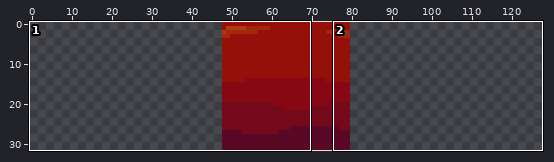
Pixel-art file: Rogue/Sprites/CharacterOrbsContent.aseprite. The picture above shows the old version from afar; the outline marks the close-up.
Close-up. Before the edit:
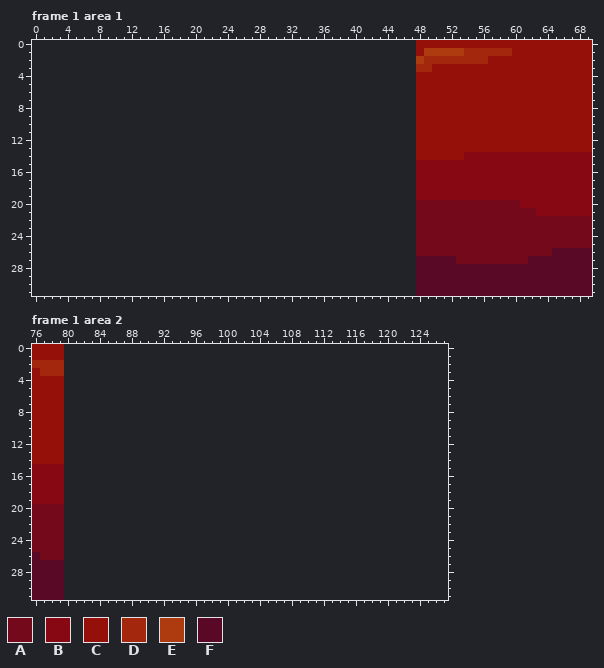
32x32 pixels, 32 frames. Shown: frame 1 area 1: x 0..69, y 0..31; frame 1 area 2: x 76..127, y 0..31. The old version is drawn lined up with the new one, on the new canvas. The commit also changed other frames or places, which this record leaves out.
Palette (. is transparent): A #74091c  B #870813  C #951009  D #a2270c  E #ae3a10  F #590926
Pixels before, frame 1 area 1, first column x 48:
 0 CCCCCCCCCCCCCCCCCCCCCC
 1 CEEEEEDDDDDDCCCCCCCCCC
 2 EDDDDDDDDCCCCCCCCCCCCC
 3 DDCCCCCCCCCCCCCCCCCCCC
 4 CCCCCCCCCCCCCCCCCCCCCC
 5 CCCCCCCCCCCCCCCCCCCCCC
 6 CCCCCCCCCCCCCCCCCCCCCC
 7 CCCCCCCCCCCCCCCCCCCCCC
 8 CCCCCCCCCCCCCCCCCCCCCC
 9 CCCCCCCCCCCCCCCCCCCCCC
10 CCCCCCCCCCCCCCCCCCCCCC
11 CCCCCCCCCCCCCCCCCCCCCC
12 CCCCCCCCCCCCCCCCCCCCCC
13 CCCCCCCCCCCCCCCCCCCCCC
14 CCCCCCBBBBBBBBBBBBBBBB
15 BBBBBBBBBBBBBBBBBBBBBB
16 BBBBBBBBBBBBBBBBBBBBBB
17 BBBBBBBBBBBBBBBBBBBBBB
18 BBBBBBBBBBBBBBBBBBBBBB
19 BBBBBBBBBBBBBBBBBBBBBB
20 AAAAAAAAAAAAABBBBBBBBB
21 AAAAAAAAAAAAAAABBBBBBB
22 AAAAAAAAAAAAAAAAAAAAAA
23 AAAAAAAAAAAAAAAAAAAAAA
24 AAAAAAAAAAAAAAAAAAAAAA
25 AAAAAAAAAAAAAAAAAAAAAA
26 AAAAAAAAAAAAAAAAAFFFFF
27 FFFFFAAAAAAAAAFFFFFFFF
28 FFFFFFFFFFFFFFFFFFFFFF
29 FFFFFFFFFFFFFFFFFFFFFF
30 FFFFFFFFFFFFFFFFFFFFFF
31 FFFFFFFFFFFFFFFFFFFFFF
Pixels before, frame 1 area 2, first column x 76:
 0 CCCC
 1 CCCC
 2 DDDD
 3 CDDD
 4 CCCC
 5 CCCC
 6 CCCC
 7 CCCC
 8 CCCC
 9 CCCC
10 CCCC
11 CCCC
12 CCCC
13 CCCC
14 CCCC
15 BBBB
16 BBBB
17 BBBB
18 BBBB
19 BBBB
20 AAAA
21 AAAA
22 AAAA
23 AAAA
24 AAAA
25 AAAA
26 FAAA
27 FFFF
28 FFFF
29 FFFF
30 FFFF
31 FFFF
And afterwards:
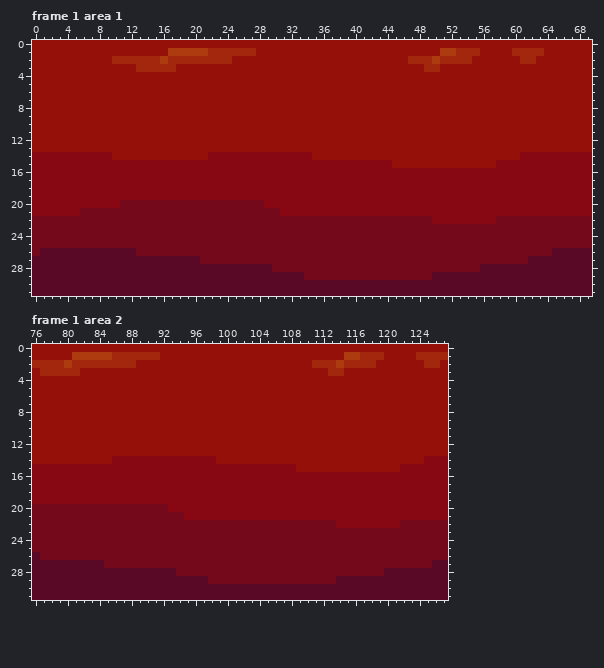
Commit: Edelweiss assets + new HealthOrb asset
Difference:
canvas 32x32 -> 128x32, the old top-left corner now at 48,0
Changed rows in their new state; - is an unchanged pixel.
Frame 1 area 1:
first column x 0:
 0 CCCCCCCCCCCCCCCCCCCCCCCCCCCCCCCCCCCCCCCCCCCCCCCC----------------
 1 CCCCCCCCCCCCCCCCCEEEEEDDDDDDCCCCCCCCCCCCCCCCCCCC-CC--D--CCCCDDDD
 2 CCCCCCCCCCDDDDDDEDDDDDDDDCCCCCCCCCCCCCCCCCCCCCCDD-E----CC----DD-
 3 CCCCCCCCCCCCCDDDDDCCCCCCCCCCCCCCCCCCCCCCCCCCCCCCC-D-------------
 4 CCCCCCCCCCCCCCCCCCCCCCCCCCCCCCCCCCCCCCCCCCCCCCCC----------------
 5 CCCCCCCCCCCCCCCCCCCCCCCCCCCCCCCCCCCCCCCCCCCCCCCC----------------
 6 CCCCCCCCCCCCCCCCCCCCCCCCCCCCCCCCCCCCCCCCCCCCCCCC----------------
 7 CCCCCCCCCCCCCCCCCCCCCCCCCCCCCCCCCCCCCCCCCCCCCCCC----------------
 8 CCCCCCCCCCCCCCCCCCCCCCCCCCCCCCCCCCCCCCCCCCCCCCCC----------------
 9 CCCCCCCCCCCCCCCCCCCCCCCCCCCCCCCCCCCCCCCCCCCCCCCC----------------
10 CCCCCCCCCCCCCCCCCCCCCCCCCCCCCCCCCCCCCCCCCCCCCCCC----------------
11 CCCCCCCCCCCCCCCCCCCCCCCCCCCCCCCCCCCCCCCCCCCCCCCC----------------
12 CCCCCCCCCCCCCCCCCCCCCCCCCCCCCCCCCCCCCCCCCCCCCCCC----------------
13 CCCCCCCCCCCCCCCCCCCCCCCCCCCCCCCCCCCCCCCCCCCCCCCC----------------
14 BBBBBBBBBBCCCCCCCCCCCCBBBBBBBBBBBBBCCCCCCCCCCCCC------CCCCCCC---
15 BBBBBBBBBBBBBBBBBBBBBBBBBBBBBBBBBBBBBBBBBBBBBCCCCCCCCCCCCC------
16 BBBBBBBBBBBBBBBBBBBBBBBBBBBBBBBBBBBBBBBBBBBBBBBB----------------
17 BBBBBBBBBBBBBBBBBBBBBBBBBBBBBBBBBBBBBBBBBBBBBBBB----------------
18 BBBBBBBBBBBBBBBBBBBBBBBBBBBBBBBBBBBBBBBBBBBBBBBB----------------
19 BBBBBBBBBBBBBBBBBBBBBBBBBBBBBBBBBBBBBBBBBBBBBBBB----------------
20 BBBBBBBBBBBAAAAAAAAAAAAAAAAAABBBBBBBBBBBBBBBBBBBBBBBBBBBBBBBB---
21 BBBBBBAAAAAAAAAAAAAAAAAAAAAAAAABBBBBBBBBBBBBBBBBBBBBBBBBBBBBBBB-
22 AAAAAAAAAAAAAAAAAAAAAAAAAAAAAAAAAAAAAAAAAAAAAAAA--BBBBBBBB------
23 AAAAAAAAAAAAAAAAAAAAAAAAAAAAAAAAAAAAAAAAAAAAAAAA----------------
24 AAAAAAAAAAAAAAAAAAAAAAAAAAAAAAAAAAAAAAAAAAAAAAAA----------------
25 AAAAAAAAAAAAAAAAAAAAAAAAAAAAAAAAAAAAAAAAAAAAAAAA----------------
26 AFFFFFFFFFFFFAAAAAAAAAAAAAAAAAAAAAAAAAAAAAAAAAAA----------------
27 FFFFFFFFFFFFFFFFFFFFFAAAAAAAAAAAAAAAAAAAAAAAAAAAAAAAA-----------
28 FFFFFFFFFFFFFFFFFFFFFFFFFFFFFFAAAAAAAAAAAAAAAAAAAAAAAAAA--------
29 FFFFFFFFFFFFFFFFFFFFFFFFFFFFFFFFFFAAAAAAAAAAAAAAAA--------------
30 FFFFFFFFFFFFFFFFFFFFFFFFFFFFFFFFFFFFFFFFFFFFFFFF----------------
31 FFFFFFFFFFFFFFFFFFFFFFFFFFFFFFFFFFFFFFFFFFFFFFFF----------------
Frame 1 area 2:
first column x 80:
 0 CCCCCCCCCCCCCCCCCCCCCCCCCCCCCCCCCCCCCCCCCCCCCCCC
 1 CEEEEEDDDDDDCCCCCCCCCCCCCCCCCCCCCCCEEDDDCCCCDDDD
 2 EDDDDDDDDCCCCCCCCCCCCCCCCCCCCCCDDDEDDDDCCCCCCDDC
 3 DDCCCCCCCCCCCCCCCCCCCCCCCCCCCCCCCDDCCCCCCCCCCCCC
 4 CCCCCCCCCCCCCCCCCCCCCCCCCCCCCCCCCCCCCCCCCCCCCCCC
 5 CCCCCCCCCCCCCCCCCCCCCCCCCCCCCCCCCCCCCCCCCCCCCCCC
 6 CCCCCCCCCCCCCCCCCCCCCCCCCCCCCCCCCCCCCCCCCCCCCCCC
 7 CCCCCCCCCCCCCCCCCCCCCCCCCCCCCCCCCCCCCCCCCCCCCCCC
 8 CCCCCCCCCCCCCCCCCCCCCCCCCCCCCCCCCCCCCCCCCCCCCCCC
 9 CCCCCCCCCCCCCCCCCCCCCCCCCCCCCCCCCCCCCCCCCCCCCCCC
10 CCCCCCCCCCCCCCCCCCCCCCCCCCCCCCCCCCCCCCCCCCCCCCCC
11 CCCCCCCCCCCCCCCCCCCCCCCCCCCCCCCCCCCCCCCCCCCCCCCC
12 CCCCCCCCCCCCCCCCCCCCCCCCCCCCCCCCCCCCCCCCCCCCCCCC
13 CCCCCCCCCCCCCCCCCCCCCCCCCCCCCCCCCCCCCCCCCCCCCCCC
14 CCCCCCBBBBBBBBBBBBBCCCCCCCCCCCCCCCCCCCCCCCCCCBBB
15 BBBBBBBBBBBBBBBBBBBBBBBBBBBBBCCCCCCCCCCCCCBBBBBB
16 BBBBBBBBBBBBBBBBBBBBBBBBBBBBBBBBBBBBBBBBBBBBBBBB
17 BBBBBBBBBBBBBBBBBBBBBBBBBBBBBBBBBBBBBBBBBBBBBBBB
18 BBBBBBBBBBBBBBBBBBBBBBBBBBBBBBBBBBBBBBBBBBBBBBBB
19 BBBBBBBBBBBBBBBBBBBBBBBBBBBBBBBBBBBBBBBBBBBBBBBB
20 AAAAAAAAAAAAABBBBBBBBBBBBBBBBBBBBBBBBBBBBBBBBBBB
21 AAAAAAAAAAAAAAABBBBBBBBBBBBBBBBBBBBBBBBBBBBBBBBB
22 AAAAAAAAAAAAAAAAAAAAAAAAAAAAAAAAAABBBBBBBBAAAAAA
23 AAAAAAAAAAAAAAAAAAAAAAAAAAAAAAAAAAAAAAAAAAAAAAAA
24 AAAAAAAAAAAAAAAAAAAAAAAAAAAAAAAAAAAAAAAAAAAAAAAA
25 AAAAAAAAAAAAAAAAAAAAAAAAAAAAAAAAAAAAAAAAAAAAAAAA
26 AAAAAAAAAAAAAAAAAAAAAAAAAAAAAAAAAAAAAAAAAAAAAAAA
27 FFFFFAAAAAAAAAAAAAAAAAAAAAAAAAAAAAAAAAAAAAAAAAFF
28 FFFFFFFFFFFFFFAAAAAAAAAAAAAAAAAAAAAAAAAAFFFFFFFF
29 FFFFFFFFFFFFFFFFFFAAAAAAAAAAAAAAAAFFFFFFFFFFFFFF
30 FFFFFFFFFFFFFFFFFFFFFFFFFFFFFFFFFFFFFFFFFFFFFFFF
31 FFFFFFFFFFFFFFFFFFFFFFFFFFFFFFFFFFFFFFFFFFFFFFFF
Boxes around the changes in both close-ups, in picture pixels (x1, y1, x2, y2):
changed: (32, 40, 544, 296)
added: (64, 344, 448, 600)
